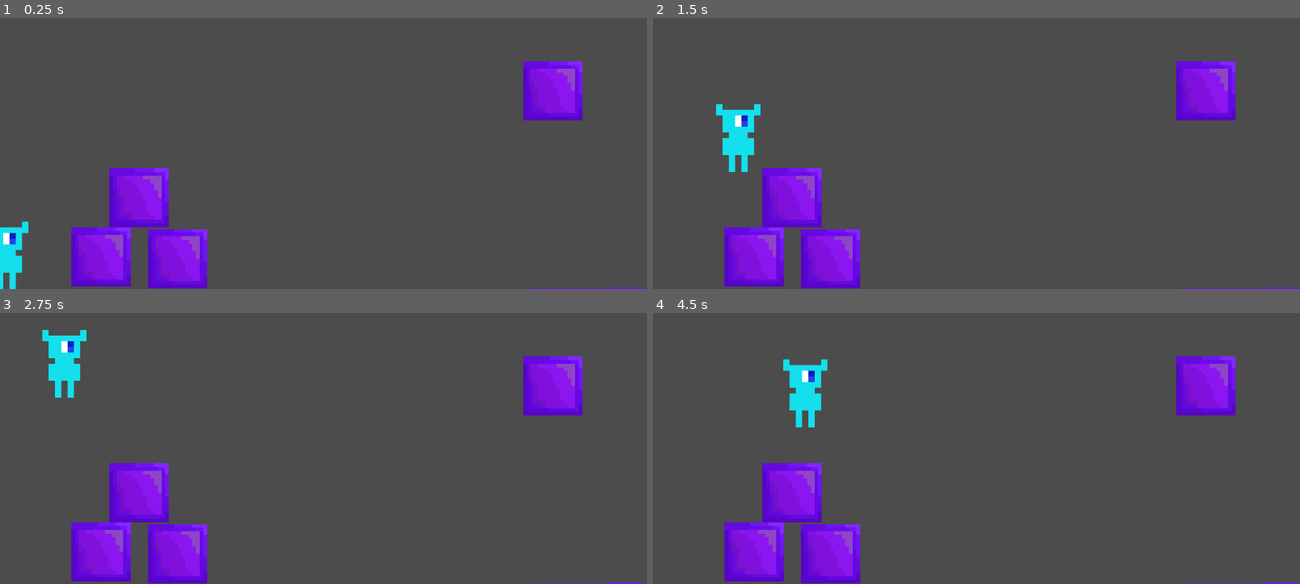
Above: before the commit, frames 1-4 (two rows, left to right).
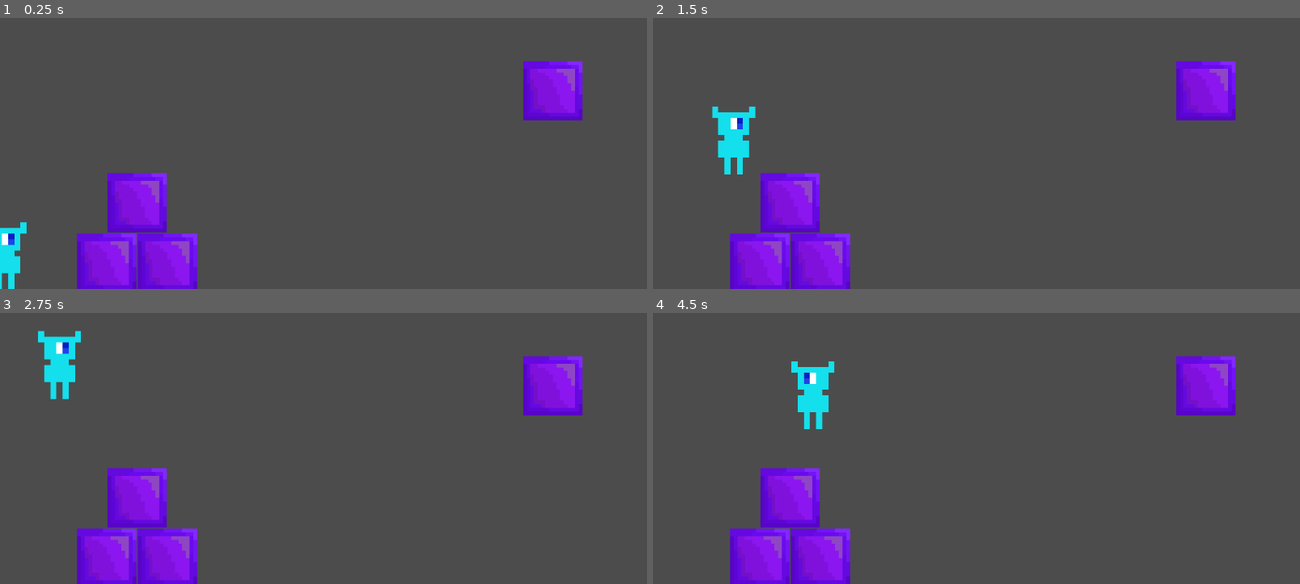
Above: after the commit, the same moments.

Repository: dan11l1324689/proekt
Game: Godot game, scene res://Node2D.tscn
The game is run twice, just before and just after one commit, with the same random seed, the same clock (stepped at 60 frames per second) and the same inputs.
Inputs:
- Up to frame 1 (0.25 s): no input
- Up to frame 2 (1.5 s): hold Space (fump) 0.53-1.28 s; hold D (right) from 0.53 s (still down); tap Space (fump) at 1.35 s
- Up to frame 3 (2.75 s): release D (right) at 2.03 s; hold A (left) from 2.03 s (still down); hold Space (fump) from 2.03 s (still down)
- Up to frame 4 (4.5 s): release A (left) at 2.78 s; release Space (fump) at 2.78 s; hold D (right) 2.78-4.28 s; tap Space (fump) at 2.85, 4.35 s; tap Enter at 3.5 s; hold Space (fump) 3.53-4.28 s; hold A (left) from 4.28 s (still down)

The runs differ from the first frame. In frame 1, 3.9% of the frame differs, in the area x 0-100%, y 55-100%; in frame 2, 4.5%; in frame 3, 4.4%; in frame 4, 4.6%, in the area x 11-100%, y 16-100%.

Commit message:
Add files via upload

Diff:
--- a/платформер/Node2D.tscn
+++ b/платформер/Node2D.tscn
@@ -10,21 +10,21 @@
 position = Vector2( 9.8844, 517.879 )
 
 [node name="StaticBody2D" parent="." instance=ExtResource( 1 )]
-position = Vector2( 219.266, 456.023 )
+position = Vector2( 216, 464 )
 
 [node name="StaticBody2D3" parent="." instance=ExtResource( 1 )]
 position = Vector2( 873.654, 285.936 )
 
 [node name="StaticBody2D4" parent="." instance=ExtResource( 1 )]
-position = Vector2( 408, 656 )
+position = Vector2( 400, 664 )
 rotation = -0.00785249
 scale = Vector2( 68.1527, 1.10671 )
 
 [node name="StaticBody2D2" parent="." instance=ExtResource( 1 )]
-position = Vector2( 158.735, 550.31 )
+position = Vector2( 168, 560 )
 
 [node name="StaticBody2D6" parent="." instance=ExtResource( 1 )]
-position = Vector2( 279.879, 552.555 )
+position = Vector2( 264, 560 )
 
 [node name="StaticBody2D5" parent="." instance=ExtResource( 3 )]
 position = Vector2( 552, 360 )
--- a/платформер/player.gd
+++ b/платформер/player.gd
@@ -22,11 +22,31 @@
 	target_vel =- int(Input.is_action_pressed("left")) + int(Input.is_action_pressed("right"))
 	OnAirTime += delta
 	accel = move_and_slide(accel,Floor,25.0)
+
+	animate()
+
 	if is_on_floor():
 		OnAirTime = 0
 	var on_floor = OnAirTime < 0.1
 	target_vel *= speed
 	accel.x = lerp(accel.x,target_vel,0.3)
+
+func animate():
+	var anim = "idle"
+
+	if accel.y > 0 and not $RayCast2D.is_colliding():
+		anim = "jump"
+	elif accel.y < 0 and not $RayCast2D.is_colliding():
+		anim = "fall"
+	else:
+		if accel.x != 0:
+			anim = "run"
+			if accel.x > 0:
+				$Sprite.flip_h = false
+			elif accel.x < 0:
+				$Sprite.flip_h = true
+	if $Sprite.animation != anim:
+		$Sprite.play(anim)
 	#accel.x += speed if Input.is_action_pressed("right") else 0
 	#accel.x -= speed if Input.is_action_pressed("left") else 0
 	#vert_move=-300 if Input.is_action_pressed("fump") else vert_move + 9.6 * delta
--- a/платформер/player.tscn
+++ b/платформер/player.tscn
@@ -1,19 +1,52 @@
-[gd_scene load_steps=4 format=2]
+[gd_scene load_steps=9 format=2]
 
 [ext_resource path="res://пп.png" type="Texture" id=1]
 [ext_resource path="res://player.gd" type="Script" id=2]
+[ext_resource path="res://Без имени-1-восстановлено.png" type="Texture" id=3]
+[ext_resource path="res://бег.png" type="Texture" id=4]
+[ext_resource path="res://ход.png" type="Texture" id=5]
+[ext_resource path="res://2.png" type="Texture" id=6]
 
-[sub_resource type="RectangleShape2D" id=1]
-extents = Vector2( 35.5097, 53.7974 )
+[sub_resource type="SpriteFrames" id=1]
+animations = [ {
+"frames": [ ExtResource( 1 ), ExtResource( 1 ), ExtResource( 1 ) ],
+"loop": false,
+"name": "idle",
+"speed": 0.0
+}, {
+"frames": [ ExtResource( 1 ), ExtResource( 1 ) ],
+"loop": false,
+"name": "jump",
+"speed": 0.0
+}, {
+"frames": [ ExtResource( 3 ), ExtResource( 5 ), ExtResource( 6 ), ExtResource( 4 ) ],
+"loop": true,
+"name": "run",
+"speed": 10.0
+}, {
+"frames": [ ExtResource( 1 ), ExtResource( 1 ), ExtResource( 1 ) ],
+"loop": false,
+"name": "fall",
+"speed": 0.0
+} ]
+
+[sub_resource type="RectangleShape2D" id=2]
+extents = Vector2( 35.5097, 57 )
 
 [node name="player" type="KinematicBody2D"]
 script = ExtResource( 2 )
 
-[node name="Sprite" type="Sprite" parent="."]
-position = Vector2( 10.3451, -7.65857 )
-scale = Vector2( 10, 9 )
-texture = ExtResource( 1 )
+[node name="Sprite" type="AnimatedSprite" parent="."]
+position = Vector2( 8, -7 )
+scale = Vector2( 9.73333, 9 )
+frames = SubResource( 1 )
+animation = "fall"
 
 [node name="CollisionShape2D" type="CollisionShape2D" parent="."]
-position = Vector2( 1, -3 )
-shape = SubResource( 1 )
+position = Vector2( 3, 0 )
+shape = SubResource( 2 )
+
+[node name="RayCast2D" type="RayCast2D" parent="."]
+position = Vector2( 4, 29 )
+scale = Vector2( 5, 1 )
+enabled = true
Binary file added: платформер/2.png
Not shown, added: платформер/2.png.import
Binary file added: платформер/Без имени-1-восстановлено.png
Not shown, added: платформер/Без имени-1-восстановлено.png.import
Binary file added: платформер/бег.png
Not shown, added: платформер/бег.png.import
Binary file added: платформер/ход.png
Not shown, added: платформер/ход.png.import
